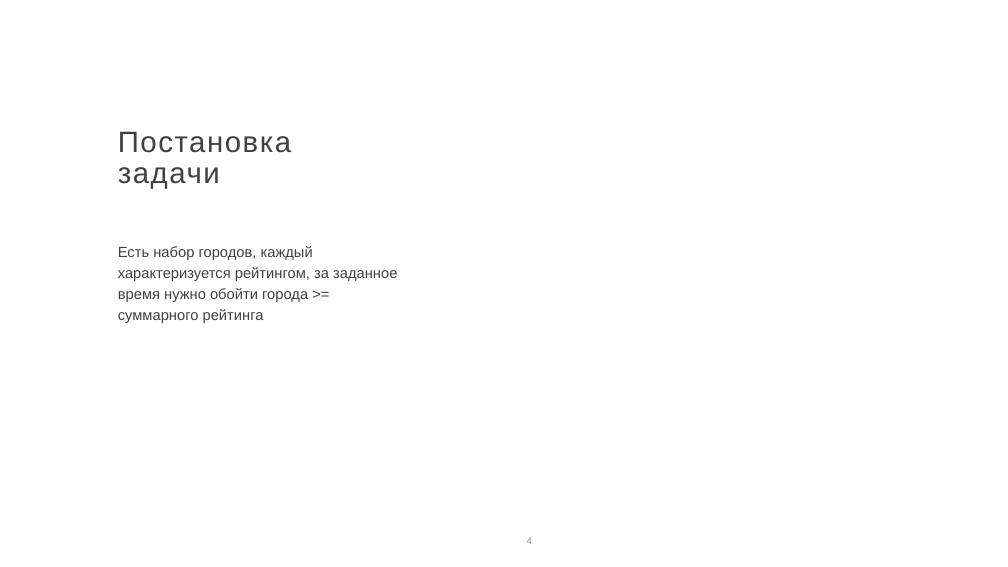
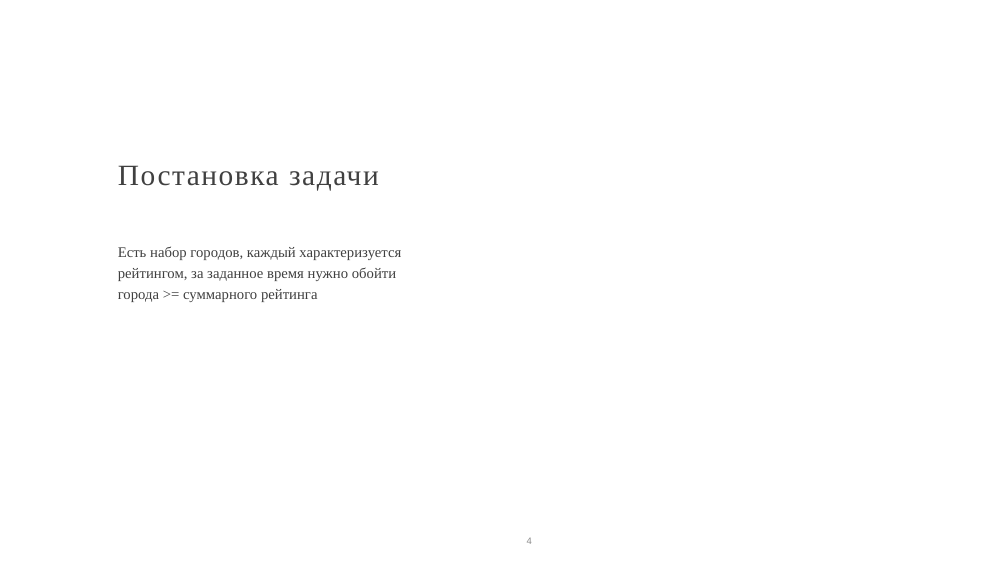
Before and after one commit to IMZolin/Opt-methods-coursework, a slide deck: slide 4 of Gvozdev_Zolin_Khlamkin.pptx. Drawn at 1008x567 pixels with LibreOffice and Linux fonts; fonts in the diff are those of the drawing; background and template pictures are left out. Boxes give left, top, right and bottom in pixels: in the first picture for what was removed or moved away, otherwise in the second. Text is boxed around its words. In the diff, an @@ line names an element or a change of style, - is before the commit and + after.

```diff
--- a/Gvozdev_Zolin_Khlamkin.pptx
+++ b/Gvozdev_Zolin_Khlamkin.pptx
@@ title "Постановка задачи" at box(118, 165, 379, 191): font Arial to Times New Roman @@
@@ title "Постановка задачи": place and size @@
-title "Постановка задачи" at box(118, 131, 291, 189)
+title "Постановка задачи" at box(118, 165, 379, 191)
@@ text "Есть набор городов, каждый характеризуется ..." at box(118, 246, 401, 302): font Arial to Times New Roman @@
```
Also in this commit, not shown: 13 other slides changed, 1 other file.
